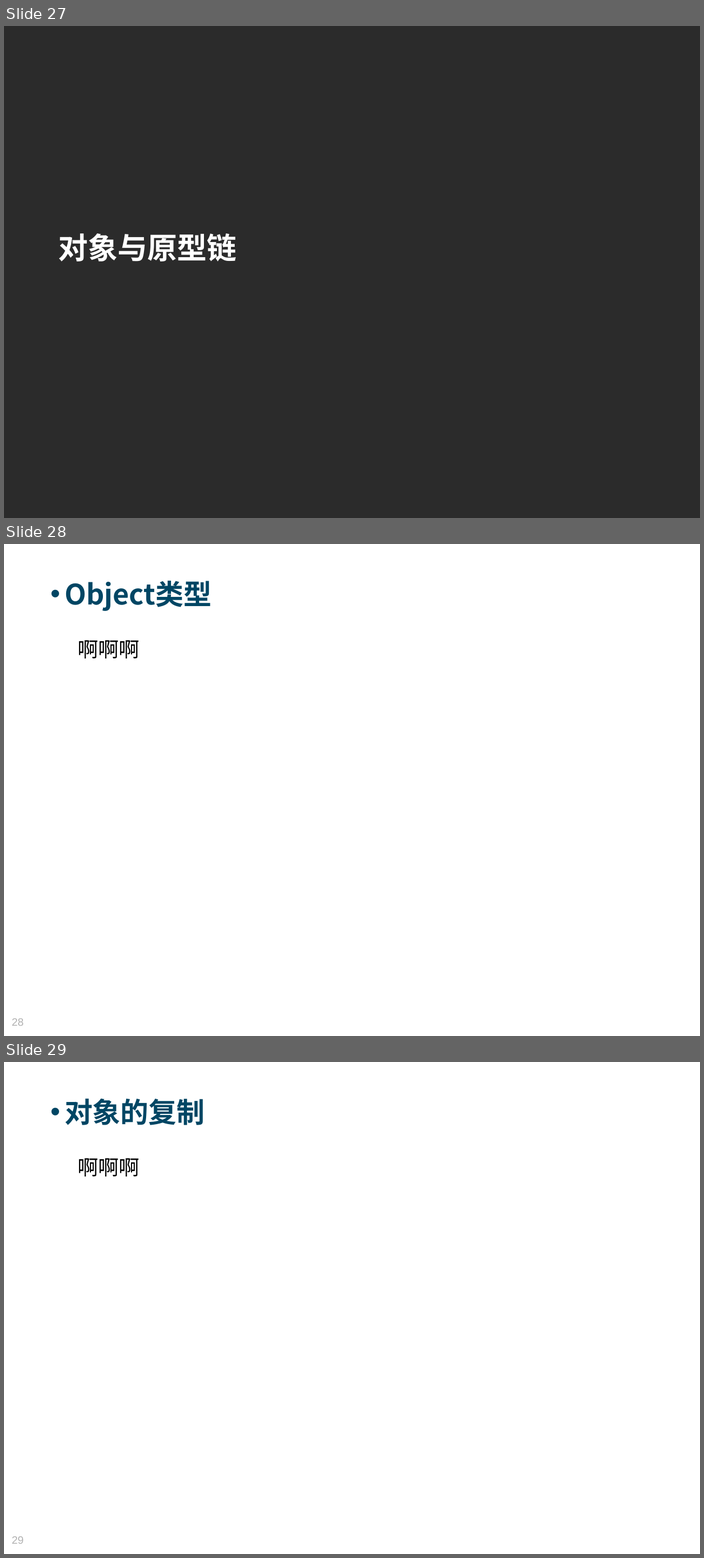
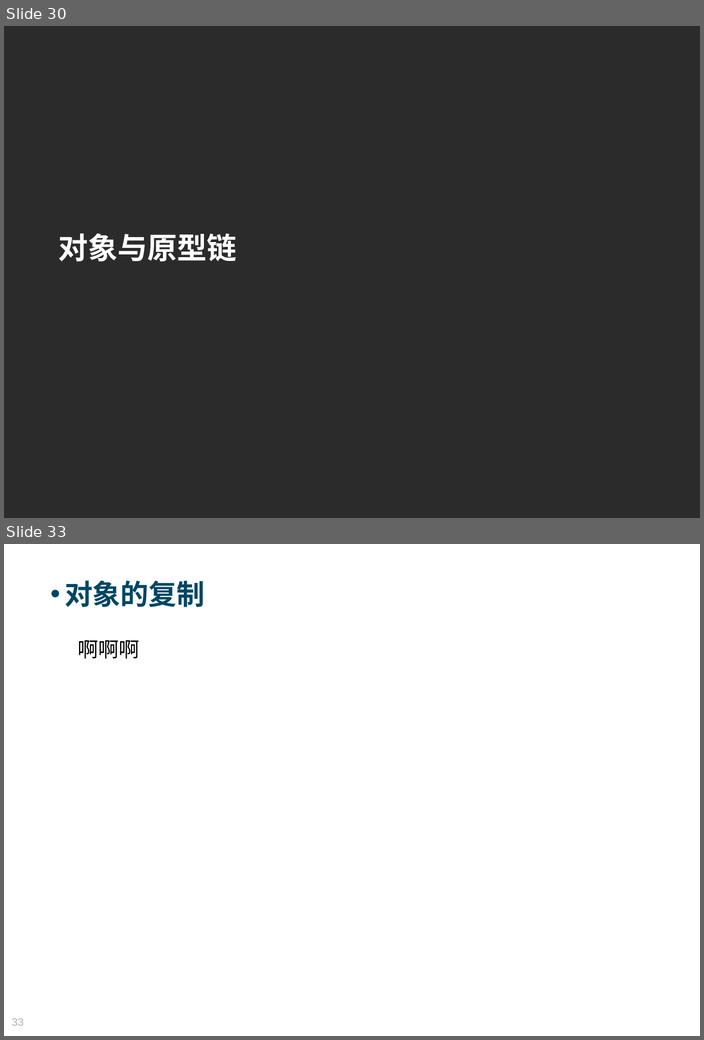
Before and after one commit to Moses824/Train-Javascript-Basic, a slide deck: Train_Javascript_Basic.ppt. Shown one above the other, each under a label of ours: slides 27, 28 and 29 before the commit, slides 30 and 33 after it; the slides between them are not shown. The pictures are 704x1558 and 704x1040 pixels, drawn with LibreOffice and Linux fonts; fonts in the diff are those of the drawing; background and template pictures are left out; a plain dark background stands for a picture behind light text. Boxes give left, top, right and bottom in pixels: in the first picture for what was removed or moved away, otherwise in the second. Text is boxed around its words. In the diff, an @@ line names an element or a change of style, - is before the commit and + after.

```diff
--- a/Train_Javascript_Basic.ppt
+++ b/Train_Javascript_Basic.ppt
@@ slide 28 removed at [4, 544, 700, 1036], background picture (left out) @@
@@ text removed at [64, 581, 211, 611] @@
-• Object类型
@@ text removed at [77, 640, 140, 658] @@
-啊啊啊
@@ page number removed at [12, 1018, 23, 1026] @@
-28
@@ what was slide 27 is now slide 30 @@
@@ what was slide 29 is now slide 33 @@
@@ page number at [12, 1018, 23, 1026]: text changed @@
-29
+33
```
Also in this commit, not shown: 3 slides changed, 7 slides added, 2 other slides removed, 2 other files.
